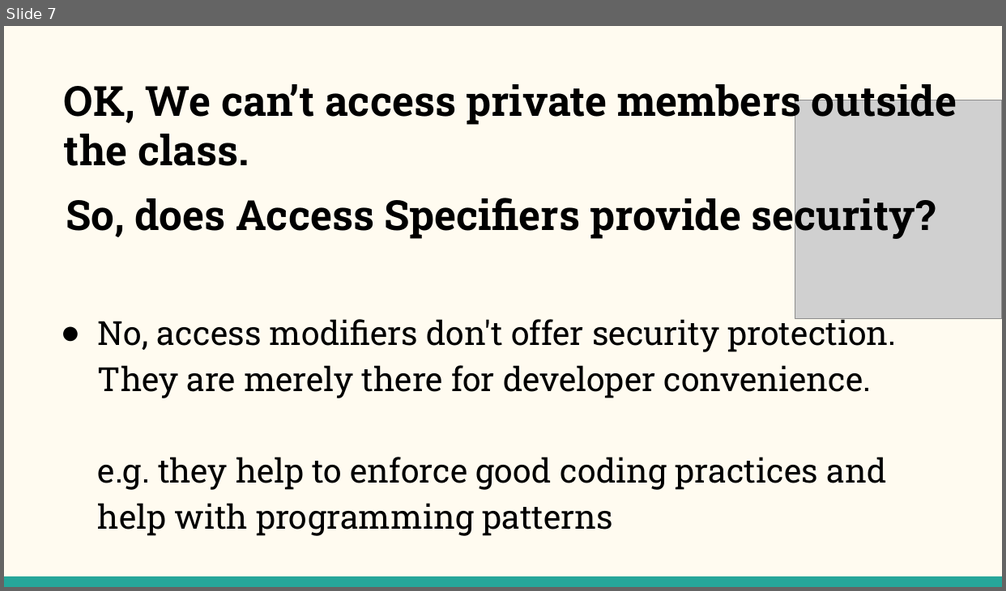
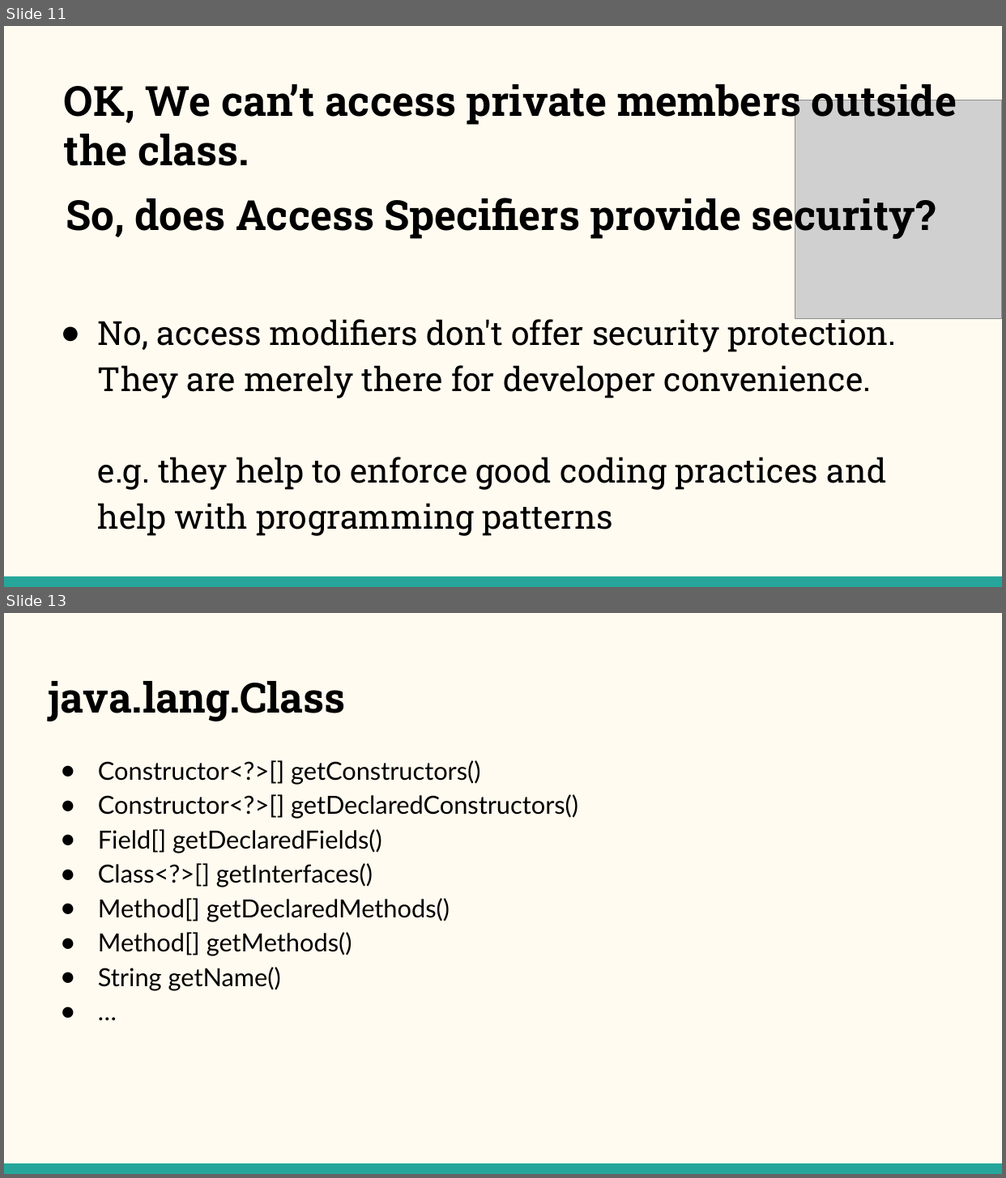
Before and after one commit to NehalPatel/Reflection, a slide deck: Reflection.pptx. Shown one above the other, each under a label of ours: slide 7 before the commit, slides 11 and 13 after it; the slides between them are not shown. The pictures are 1006x591 and 1006x1178 pixels, drawn with LibreOffice and Linux fonts; fonts in the diff are those of the drawing; grey boxes stand for pictures. Boxes give left, top, right and bottom in pixels: in the first picture for what was removed or moved away, otherwise in the second. Text is boxed around its words. In the diff, an @@ line names an element or a change of style, - is before the commit and + after.

```diff
--- a/Reflection.pptx
+++ b/Reflection.pptx
@@ slide 13 added at [4, 613, 1002, 1174], background #FFFBF0; not listed: 1 template element that a slide beside it also shows @@
@@ title added at [48, 681, 345, 722], 30 pt, text #000000, bold @@
+java.lang.Class
@@ text added at [98, 760, 578, 991], 18 pt, text #000000 @@
+● Constructor<?>[] getConstructors()
+● Constructor<?>[] getDeclaredConstructors()
+● Field[] getDeclaredFields()
+● Class<?>[] getInterfaces()
+● Method[] getDeclaredMethods()
+● Method[] getMethods()
+● String getName()
+● …
@@ what was slide 7 is now slide 11 @@
```
Also in this commit, not shown: 2 slides changed, 11 other slides added, 13 other files.
